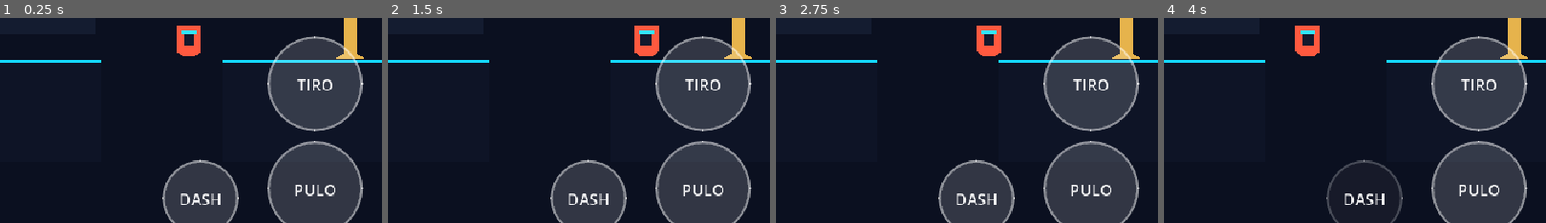
Above: before the commit, frames 1-4 (left to right).
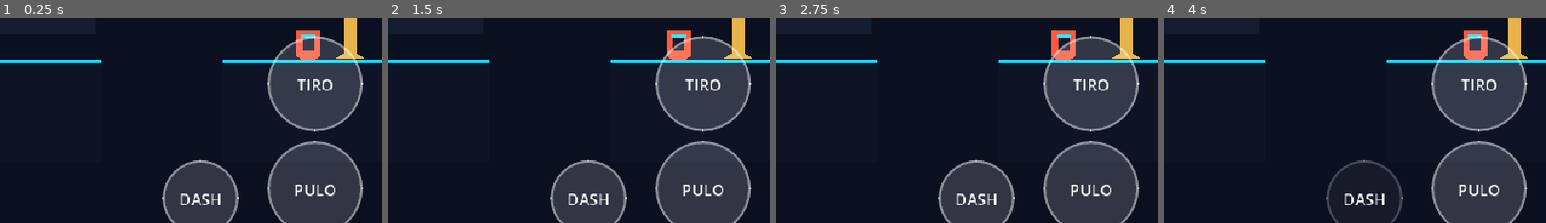
Above: after the commit, the same moments.

Repository: jyanzy19-yml/new-bolt-aventura
Game: Godot game, scene res://scenes/campaign/cybercore_w1_l1.tscn
The game is run twice, just before and just after one commit, with the same random seed, the same clock (stepped at 60 frames per second) and the same inputs. This scene is started directly instead of the project's main scene.
Inputs (mouse positions are % of the whole screen's width and height, from its top left):
- Up to frame 1 (0.25 s): no input
- Up to frame 2 (1.5 s): move the mouse to (72, 45) at 0.52 s; hold D (move_right) 0.53-1.25 s; tap J (attack) at 0.6 s; click (72, 45) at 0.67 s; tap Space (jump) at 0.77 s; drag from (30, 56) to (82, 51) at 1.27 s
- Up to frame 3 (2.75 s): move the mouse to (60, 28) at 2.02 s; hold A (move_left) from 2.03 s (still down); tap E (interact) at 2.1 s
- Up to frame 4 (4 s): release A (move_left) at 2.75 s; drag from (45, 72) to (96, 49) at 2.77 s; move the mouse to (80, 66) at 3.52 s; hold D (move_right) from 3.53 s (still down); tap Shift (dash) at 3.6 s; tap Space (jump) at 3.77 s
The pictures show only the part of the screen within x 50-100%, y 45-95%; the shares and areas given below are measured in that part.

The runs differ from the first frame. In frame 1, 1.5% of the frame differs, in the area x 46-84%, y 3-21%; in frame 2, 1.5%; in frame 3, 1.5%, in the area x 52-79%, y 3-21%; in frame 4, 1.5%.

Commit message:
fix(w1-l1): align patrol enemy and goal trigger

Diff:
--- a/scenes/campaign/cybercore_w1_l1.tscn
+++ b/scenes/campaign/cybercore_w1_l1.tscn
@@ -56,7 +56,8 @@
 position = Vector2(96, -24)
 
 [node name="PatrolEnemy" parent="." instance=ExtResource("6_enemy")]
-position = Vector2(700, -24)
+position = Vector2(850, -19)
+patrol_distance = 50.0
 
 [node name="HealthPickup" parent="." instance=ExtResource("7_pickup")]
 position = Vector2(1040, -32)
@@ -80,7 +81,7 @@
 
 [node name="Goal" type="Area2D" parent="."]
 unique_name_in_owner = true
-position = Vector2(1960, -64)
+position = Vector2(1960, -32)
 collision_layer = 0
 collision_mask = 2
 
